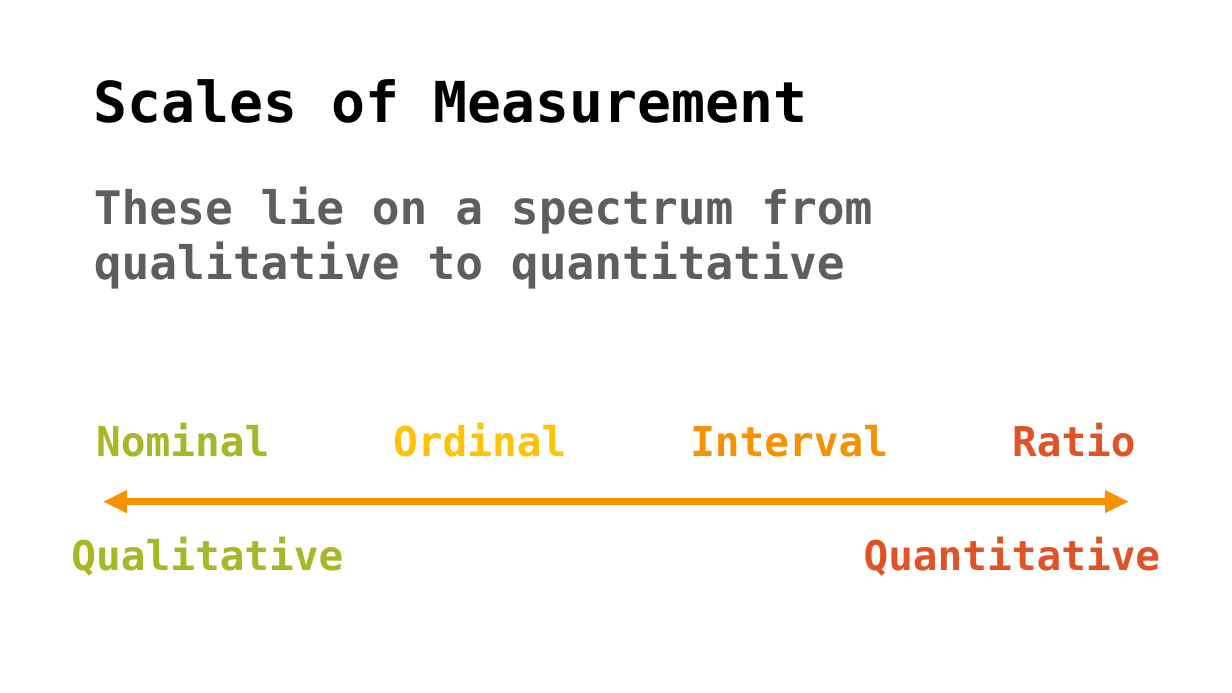
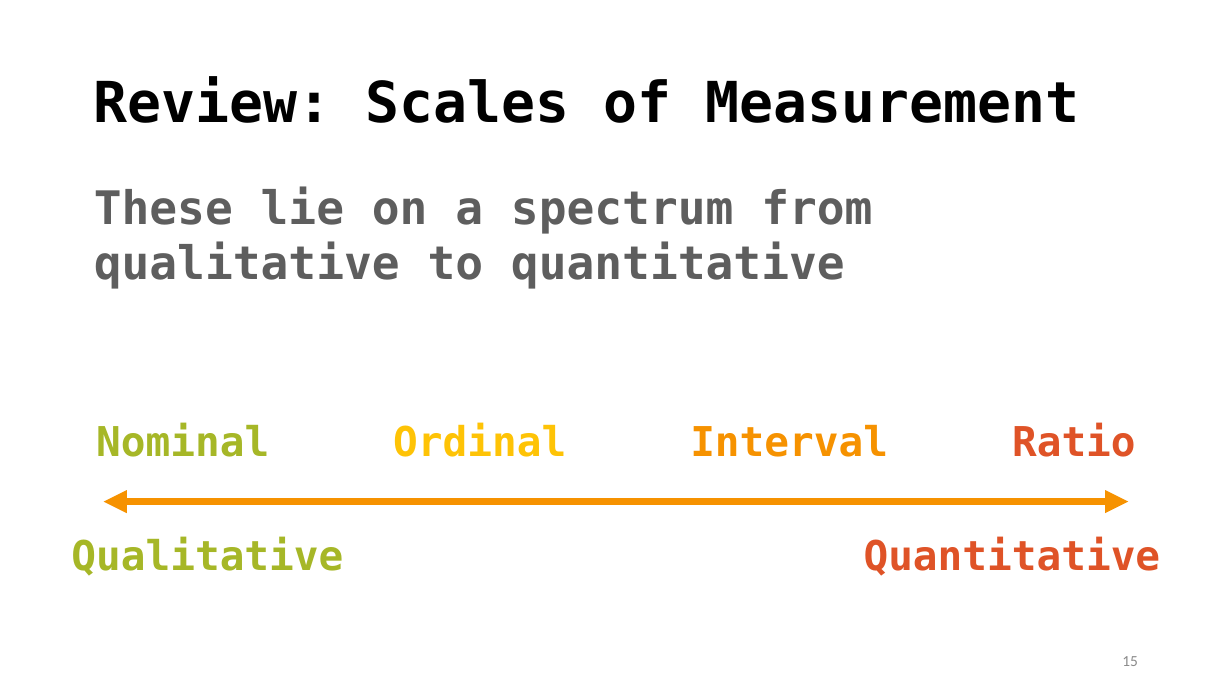
Before and after one commit to TysonStanley/EDU-6050, a slide deck: slide 15 of Slides/03_EDUC_6050_2018.pptx (slide 20 before the commit). Drawn at 1232x693 pixels with LibreOffice and Linux fonts; fonts in the diff are those of the drawing. Boxes give left, top, right and bottom in pixels: in the first picture for what was removed or moved away, otherwise in the second. Text is boxed around its words. In the diff, an @@ line names an element or a change of style, - is before the commit and + after.

```diff
--- a/Slides/03_EDUC_6050_2018.pptx
+++ b/Slides/03_EDUC_6050_2018.pptx
@@ title at [94, 76, 1080, 123]: text changed @@
-Scales of Measurement
+Review: Scales of Measurement
@@ page number added at [1122, 656, 1138, 666], 12 pt, text #8C8C8C @@
+15
```
Also in this commit, not shown: 15 other slides changed, 5 slides added, 15 slides removed, 5 other files.
